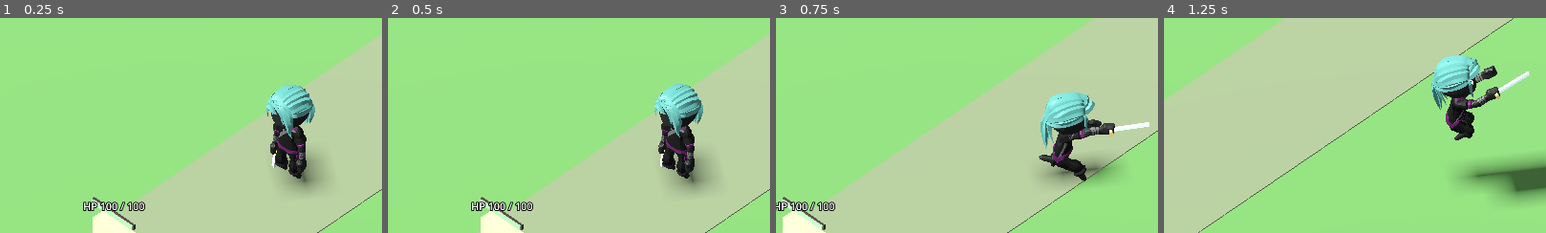
Above: before the commit, frames 1-4 (left to right).
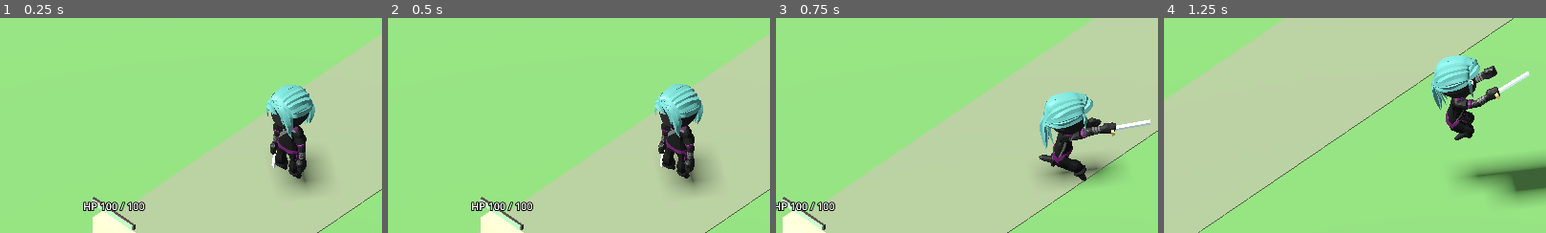
Above: after the commit, the same moments.

Repository: levian47/riskfate-3d-pro
Game: Godot game, scene res://main.tscn
Two runs of this game, one before a commit and one after it. Both use one fixed random seed, a clock stepped at 60 frames per second and the inputs below.
Inputs (mouse positions are % of the whole screen's width and height, from its top left):
- Up to frame 1 (0.25 s): no input
- Up to frame 2 (0.5 s): no input
- Up to frame 3 (0.75 s): tap Enter at 0.5 s; move the mouse to (72, 45) at 0.52 s; hold D from 0.53 s (still down); hold Shift from 0.53 s (still down); click (72, 45) at 0.67 s
- Up to frame 4 (1.25 s): keep holding D; keep holding Shift; tap Space at 0.77 s
The pictures show only the part of the screen within x 12-62%, y 21-71%; the shares and areas given below are measured in that part.

Frames 1-2 are identical in both runs. In frame 3, 1.0% of the frame differs, in the area x 69-98%, y 34-66%; in frame 4, nothing differs.

Commit message:
fix: begin frontal sword cut at target pose without reverse fade-in

Diff:
--- a/main.gd
+++ b/main.gd
@@ -524,7 +524,7 @@
 	var attack_speed := AnimationNodeTimeScale.new()
 	var attack_seek := AnimationNodeTimeSeek.new()
 	var attack_layer := AnimationNodeOneShot.new()
-	attack_layer.fadein_time = 0.06
+	attack_layer.fadein_time = 0.0
 	attack_layer.fadeout_time = 0.10
 	attack_layer.filter_enabled = true
 	var filtered := 0
